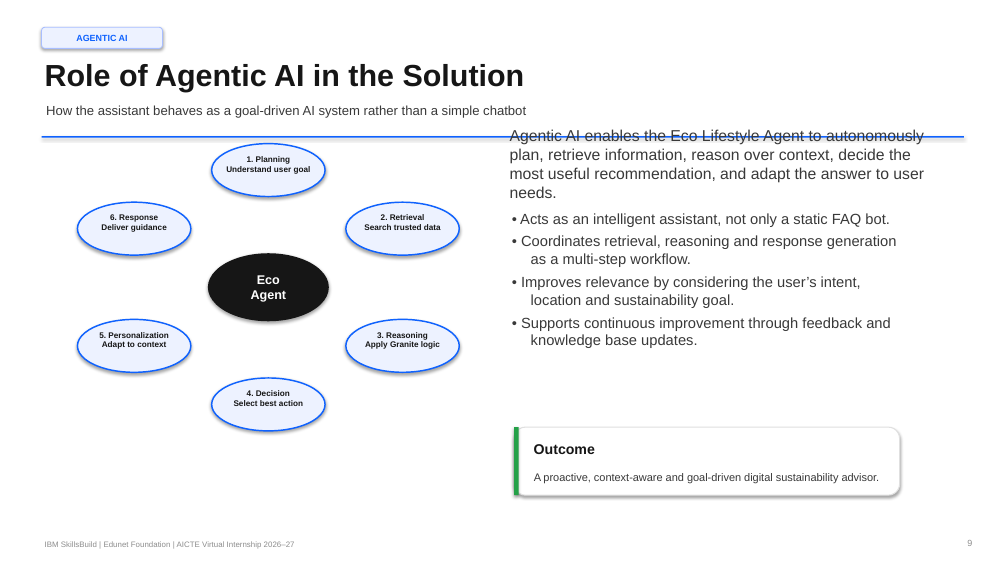
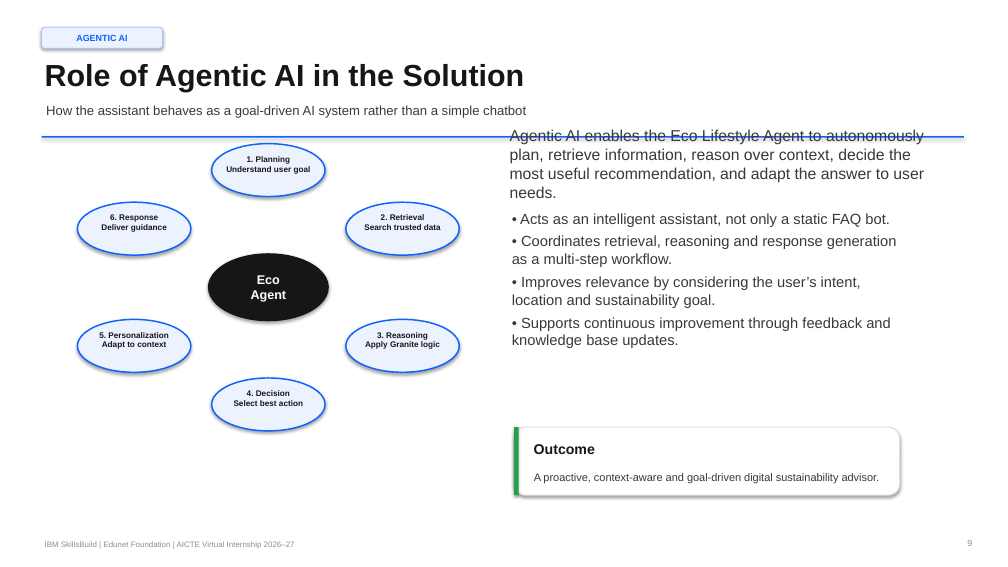
Before and after one commit to rishabh230707-afk/eco-lifestyle-agent, a slide deck: slide 9 of Updated_Project.pptx. Drawn at 1008x567 pixels with LibreOffice and Linux fonts; fonts in the diff are those of the drawing. Boxes give left, top, right and bottom in pixels: in the first picture for what was removed or moved away, otherwise in the second. Text is boxed around its words. In the diff, an @@ line names an element or a change of style, - is before the commit and + after.

Commit message:
Fix title overlap on cover slide (shrink font to fit 2 lines); revert bullet indent experiment

```diff
--- a/Updated_Project.pptx
+++ b/Updated_Project.pptx
@@ text "• Acts as an intelligent ..." at box(512, 213, 897, 348): indent changed @@
```
Also in this commit, not shown: 6 other slides changed.
